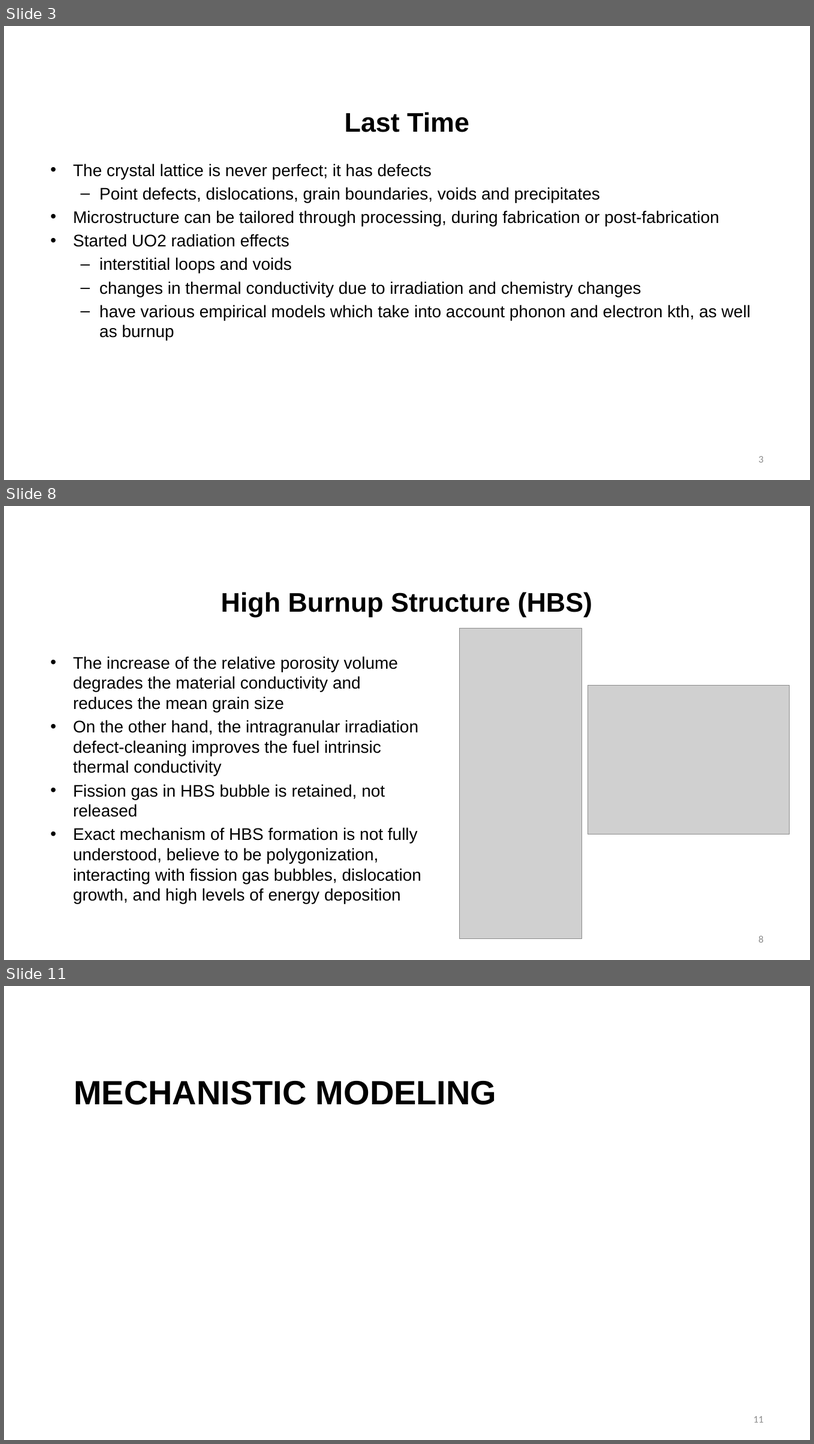
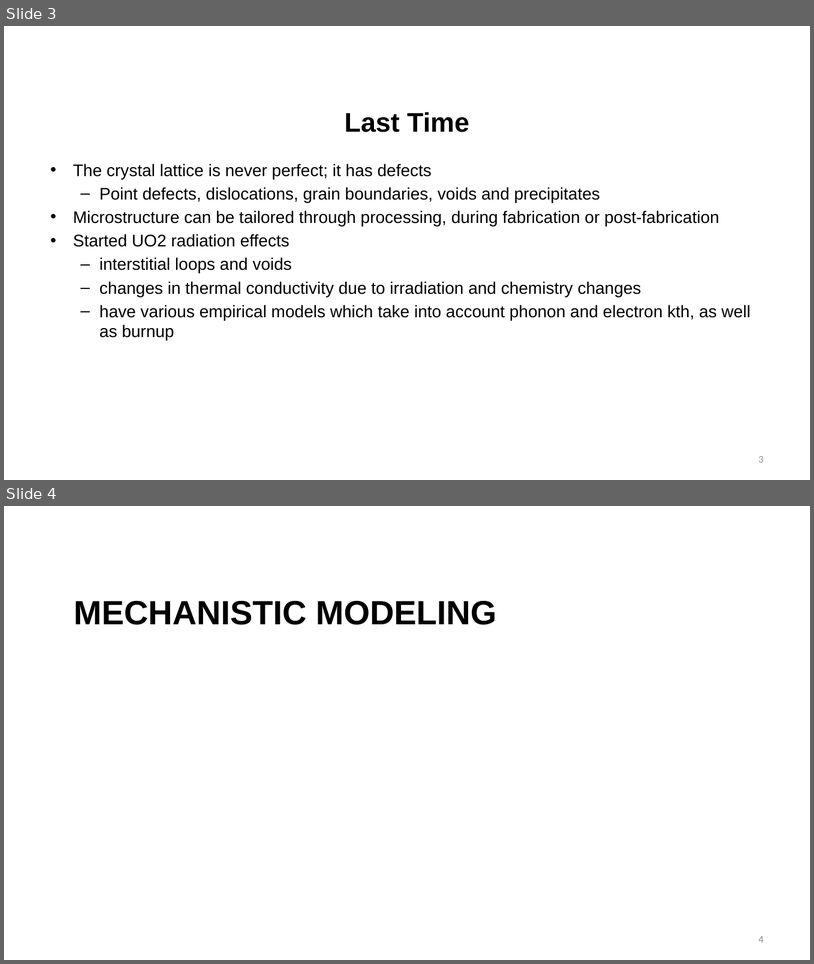
Before and after one commit to benbeeler/TEACHING, a slide deck: Nuclear_Fuel_Performance/NE533_Spring2026/Module2/Lec10_radeffects_mech_modeling.pptx. Shown one above the other, each under a label of ours: slides 3, 8 and 11 before the commit, slides 3 and 4 after it; the slides between them are not shown. The pictures are 814x1444 and 814x964 pixels, drawn with LibreOffice and Linux fonts; fonts in the diff are those of the drawing; grey boxes stand for pictures; background and template pictures are left out. Boxes give left, top, right and bottom in pixels: in the first picture for what was removed or moved away, otherwise in the second. Text is boxed around its words. In the diff, an @@ line names an element or a change of style, - is before the commit and + after.

```diff
--- a/Nuclear_Fuel_Performance/NE533_Spring2026/Module2/Lec10_radeffects_mech_modeling.pptx
+++ b/Nuclear_Fuel_Performance/NE533_Spring2026/Module2/Lec10_radeffects_mech_modeling.pptx
@@ slide 8 removed at [4, 506, 810, 960], background #FFFFFF @@
@@ title removed at [221, 592, 593, 616] @@
-High Burnup Structure (HBS)
@@ picture removed at [460, 628, 582, 939] @@
@@ text removed at [73, 656, 422, 903] @@
-• The increase of the relative porosity volume degrades the material conductivity and reduces the mean grain size
-• On the other hand, the intragranular irradiation defect-cleaning improves the fuel intrinsic thermal conductivity
-• Fission gas in HBS bubble is retained, not released
-• Exact mechanism of HBS formation is not fully understood, believe to be polygonization, interacting with fission gas bubbles, dislocation growth, and high levels of energy deposition
@@ picture removed at [588, 685, 791, 834] @@
@@ page number removed at [759, 935, 764, 942] @@
-8
@@ what was slide 11 is now slide 4 @@
@@ page number at [759, 936, 764, 942]: text changed @@
-11
+4
```
Also in this commit, not shown: 6 other slides removed, 15 other files.
